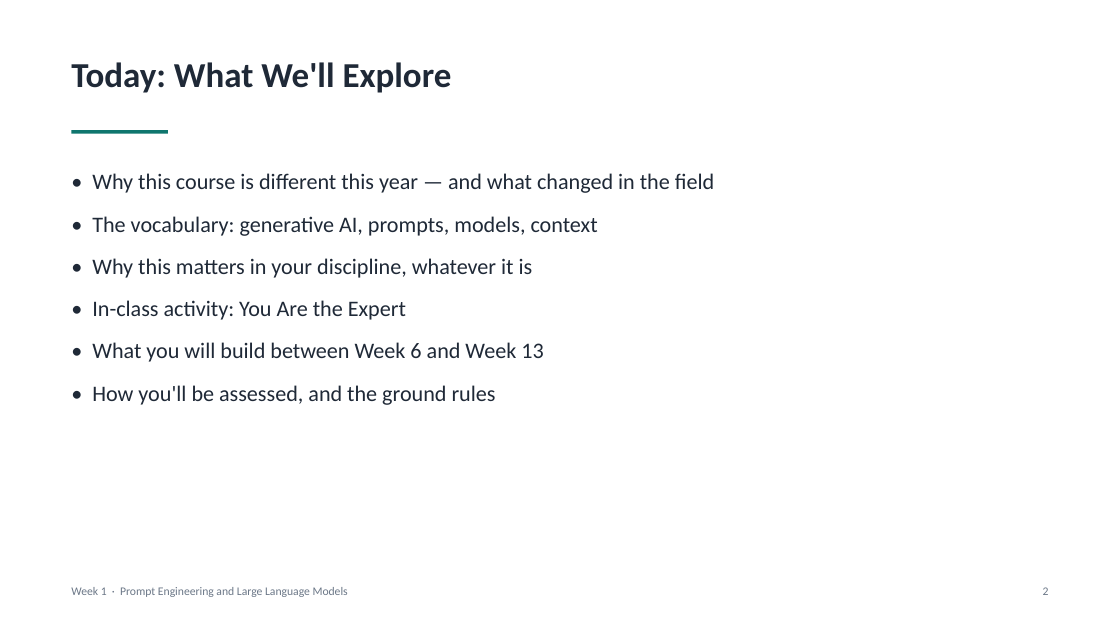
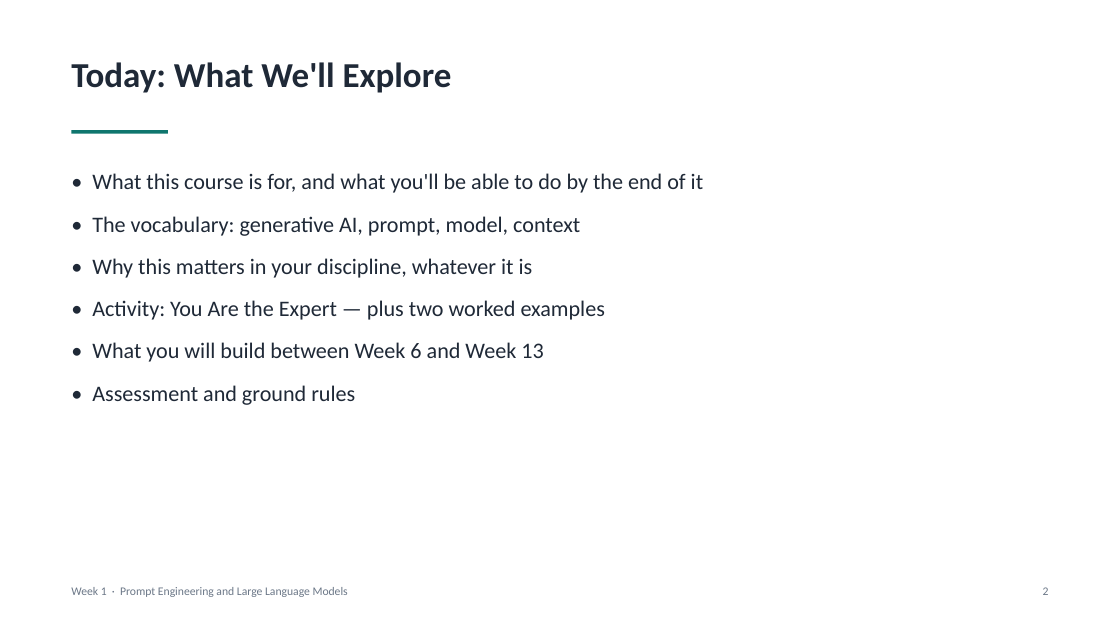
Before and after one commit to makyol/PromptEngineering, a slide deck: slide 2 of Lectures/week01/week01.pptx. Drawn at 1120x630 pixels with LibreOffice and Linux fonts; fonts in the diff are those of the drawing. Boxes give left, top, right and bottom in pixels: in the first picture for what was removed or moved away, otherwise in the second. Text is boxed around its words. In the diff, an @@ line names an element or a change of style, - is before the commit and + after.

```diff
--- a/Lectures/week01/week01.pptx
+++ b/Lectures/week01/week01.pptx
@@ text at [92, 173, 703, 236]: text changed @@
-• Why this course is different this year — and what changed in the field
-• The vocabulary: generative AI, prompts, models, context
+• What this course is for, and what you'll be able to do by the end of it
+• The vocabulary: generative AI, prompt, model, context
@@ text at [92, 300, 605, 320]: text changed @@
-• In-class activity: You Are the Expert
+• Activity: You Are the Expert — plus two worked examples
@@ text at [92, 385, 355, 405]: text changed @@
-• How you'll be assessed, and the ground rules
+• Assessment and ground rules
```
Also in this commit, not shown: 18 other slides changed, 5 slides added, 3 slides removed, 7 other files.
